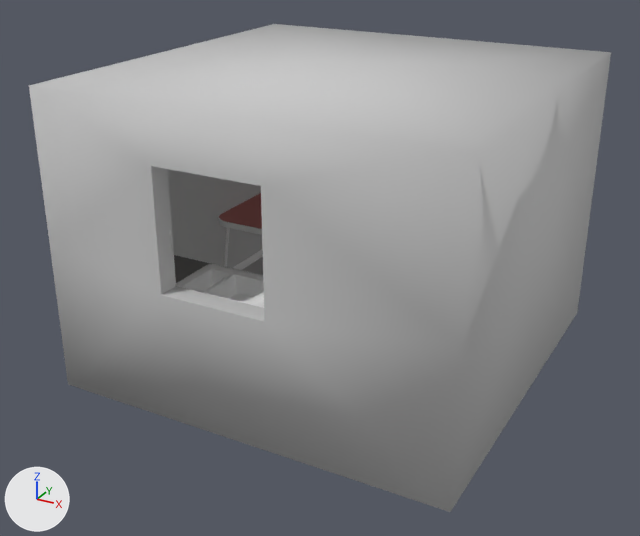
Before and after pictures for a commit that changed the FBX model Assets/Graphics/Meshes/cuisine_01.FBX.
Both versions are drawn from a 50 mm lens placed at (3.62, -7.06, 4.13), pointed at (-0.1, -0.29, 0.75). The lights are fixed; the arrows at lower left show +X, +Y and +Z. Where no turn or scale is listed for an object, it has been applied to the vertices.

Before the edit, the objects in view are built like this:
```python
me_mesh_003 = bpy.data.meshes.new('Mesh.003')
me_mesh_003.from_pydata(...)  # 31 vertices, 20 faces; spans x -1.7..1.7, y -1.9..-1.69, z 0.0..2.4
# faces by material slot: [16, 4]
me_mesh_003.materials.append(mat_papier_peint_01)  # light grey #cacaca
me_mesh_003.materials.append(mat_bois_peint_blanc_01)  # white #f2f2f2
me_mesh_007 = bpy.data.meshes.new('Mesh.007')
me_mesh_007.from_pydata(...)  # 33 vertices, 28 faces; spans x -1.9..1.9, y -1.9..1.9, z -0.2..2.6
me_mesh_007.materials.append(mat_cache_01)  # light grey #cacaca
me_mesh_019 = bpy.data.meshes.new('Mesh.019')
me_mesh_019.from_pydata(...)  # 507 vertices, 1010 faces; spans x -0.4..0.4, y -0.75..0.75, z 0.74..0.8
# faces by material slot: [939, 71]
me_mesh_019.materials.append(mat_metal_bords_tables_01)  # white #ececec
me_mesh_019.materials.append(mat_formica_table_01)  # pink #ce7f7a
ob_cache_01 = bpy.data.objects.new('cache_01', me_mesh_007)
ob_cache_01.location = (0.0, 0.0, 0.0)
ob_mur_02 = bpy.data.objects.new('mur_02', me_mesh_003)
ob_mur_02.location = (0.0, 0.0, 0.0)
ob_table_01 = bpy.data.objects.new('table_01', me_mesh_019)
ob_table_01.location = (-1.295, 0.945, 0.0)
# also in view: 'mur_03' at (-1.7, 0.0, 1.2); 'evier_01' at (-0.24, -1.32, 0.81)
```
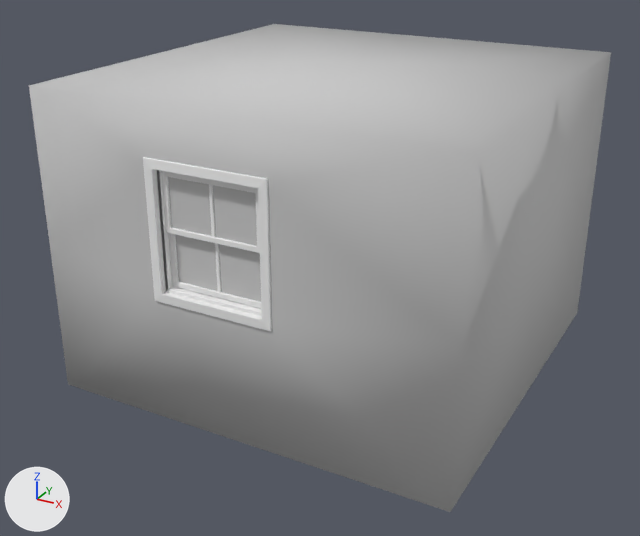
Pixel boxes [x1, y1, x2, y2] of what changed, in the pictures (640 x 536 px):
'fenetre_cadre_01', added: after [143, 157, 272, 331]
'fenetre_02_GeomAdjust', added: after [161, 171, 260, 253]
    faces in mat_vitre_01 (light grey #cacaca): [168, 177, 257, 246]
    faces in mat_bois_peint_blanc_01 (white #f2f2f2): [161, 171, 260, 253]
'fenetre_01_GeomAdjust', added: after [169, 233, 261, 308]
    faces in mat_vitre_01 (light grey #cacaca): [176, 235, 261, 302]
    faces in mat_bois_peint_blanc_01 (white #f2f2f2): [169, 233, 261, 308]
'mur_03', unchanged, covered by the edit: before [168, 169, 263, 270]
'mur_02', unchanged, covered by the edit: before [151, 166, 265, 322]
'evier_01', unchanged, covered by the edit: before [176, 264, 264, 308]

Patch to the scene script:
```diff
--- a/Assets/Graphics/Meshes/cuisine_01.FBX.py
+++ b/Assets/Graphics/Meshes/cuisine_01.FBX.py
@@ mat_vitre_01 @@
+mat_vitre_01 = principled_material('vitre_01')
+mat_vitre_01.base_color = (0.588, 0.588, 0.588)  # light grey #cacaca
+mat_vitre_01.roughness = 0.859
@@ me_mesh_028 @@
+me_mesh_028.from_pydata(...)  # 96 vertices, 93 faces; spans x -15.3..36.6, y -65.5..25.5, z -9.7..-5.4
+# faces by material slot: [92, 1]
+me_mesh_028.materials.append(mat_bois_peint_blanc_01)  # white #f2f2f2
+me_mesh_028.materials.append(mat_vitre_01)  # light grey #cacaca
@@ me_mesh_027 @@
+me_mesh_027.from_pydata(...)  # 152 vertices, 152 faces; spans x -76.4..36.4, y 93.6..216.4, z 168.4..191.6
+me_mesh_027.materials.append(mat_bois_peint_blanc_01)  # white #f2f2f2
@@ ob_fenetre_02_geomadjust @@
+ob_fenetre_02_geomadjust = bpy.data.objects.new('fenetre_02_GeomAdjust', me_mesh_028)
+ob_fenetre_02_geomadjust.parent = ob_fenetre_02
+ob_fenetre_02_geomadjust.location = (20.0, -12.05, -7.549)
+ob_fenetre_02_geomadjust.rotation_euler = (-3.142, 0.0, 1.571)  # degrees (-180, 0, 90)
@@ ob_fenetre_02 @@
+ob_fenetre_02 = bpy.data.objects.new('fenetre_02', None)
+ob_fenetre_02.parent = ob_fenetre_cadre_01
+ob_fenetre_02.location = (-20.0, 181.0, 181.6)
@@ ob_fenetre_cadre_01 @@
+ob_fenetre_cadre_01 = bpy.data.objects.new('fenetre_cadre_01', me_mesh_027)
+ob_fenetre_cadre_01.location = (0.0, 0.0, 0.0)
+ob_fenetre_cadre_01.rotation_euler = (1.571, 0.0, 0.0)  # degrees (90, 0, 0)
+ob_fenetre_cadre_01.scale = (0.01, 0.01, 0.01)
@@ ob_fenetre_01_geomadjust @@
+ob_fenetre_01_geomadjust = bpy.data.objects.new('fenetre_01_GeomAdjust', me_mesh_028)
+ob_fenetre_01_geomadjust.parent = ob_fenetre_01
+ob_fenetre_01_geomadjust.location = (20.0, -12.05, -7.549)
+ob_fenetre_01_geomadjust.rotation_euler = (-3.142, 0.0, 1.571)  # degrees (-180, 0, 90)
@@ ob_fenetre_01 @@
+ob_fenetre_01 = bpy.data.objects.new('fenetre_01', None)
+ob_fenetre_01.parent = ob_fenetre_cadre_01
+ob_fenetre_01.location = (-20.0, 131.9, 177.5)
```
